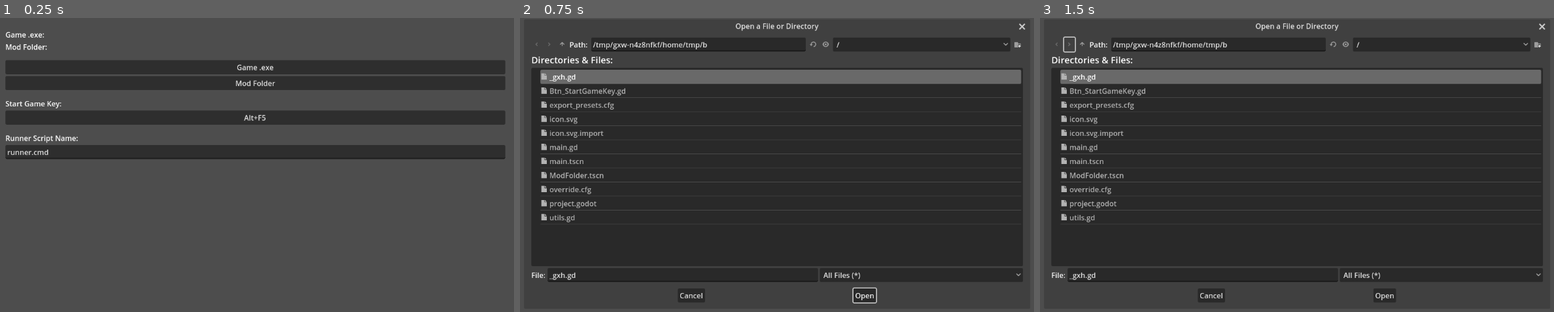
Above: before the commit, frames 1-3 (left to right).
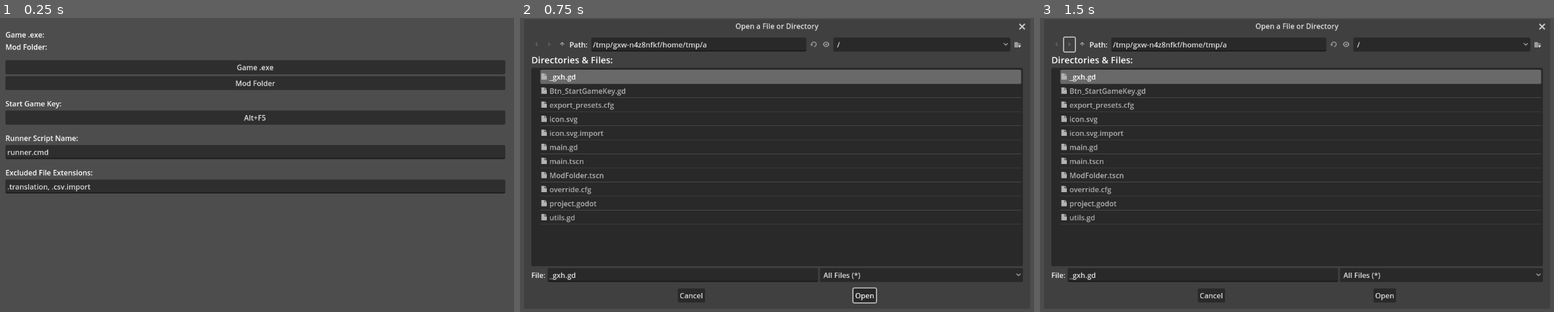
Above: after the commit, the same moments.

Repository: GodotModding/godot-mod-tool
Game: Godot game, scene res://main.tscn
Two runs of this game, one before a commit and one after it. Both use one fixed random seed, a clock stepped at 60 frames per second and the inputs below.
Inputs (mouse positions are in pixels of both pictures, inside the frame that each line leads up to):
- Up to frame 1 (0.25 s): no input
- Up to frame 2 (0.75 s): click "Game .exe" at 0.5 s
- Up to frame 3 (1.5 s): click (1070, 44) at 1.25 s

The runs differ from the first frame. In frame 1, 4.6% of the frame differs, in the area x 1-99%, y 51-60%; in frame 2, less than 0.1%; in frame 3, less than 0.1%.

Commit message:
✔ added file extension exclusion

Diff:
--- a/main.gd
+++ b/main.gd
@@ -9,6 +9,7 @@
 	'game_mod_folder': 'mods',
 	'mod_folder': '',
 	'mod_folder_name': '',
+	'exluded_file_extensions': ['.translation', '.csv.import']
 }
 
 var current_dialog : String
@@ -18,6 +19,8 @@
 @onready var current_mod_folder = $MarginContainer/VBoxContainer/VBoxContainer/current_mod_folder
 @onready var btn_start_game_key = $MarginContainer/VBoxContainer/Btn_StartGameKey
 @onready var line_edit = $MarginContainer/VBoxContainer/LineEdit
+@onready var line_edit_excluded_file_extensions = $MarginContainer/VBoxContainer/LineEdit_ExcludedFileExtensions
+
 
 # Called when the node enters the scene tree for the first time.
 func _ready():
@@ -35,7 +38,8 @@
 func zip_folder():
 	if(data.game_folder != '' && data.mod_folder != ''):
 		# Create zip folder - in game mod folder - from source mod folder
-		Utils.zip_folder(data.mod_folder, data.game_folder.path_join(data.game_mod_folder).path_join(str(data.mod_folder_name,".zip")))
+		var game_mod_folder_path = data.game_folder.path_join(data.game_mod_folder).path_join(str(data.mod_folder_name,".zip"))
+		Utils.zip_folder(data.mod_folder, game_mod_folder_path, data.exluded_file_extensions)
 	else:
 		print(str('ERROR: missing mod / game folder'))
 
@@ -43,6 +47,9 @@
 	current_game_exe.text = str("Game .exe: ", data.game_exe)
 	current_mod_folder.text = str("Mod Folder: ", data.mod_folder)
 	line_edit.text = data.runner_script_name
+
+	line_edit_excluded_file_extensions.text = ", ".join(data.exluded_file_extensions)
+
 
 func _on_btn_game_folder_pressed():
 	file_dialog.show()
@@ -53,7 +60,6 @@
 	current_dialog = 'mod'
 
 func handle_file_dialog(dir):
-	print(dir)
 	if(current_dialog == 'game'):
 		data.game_exe = dir
 		data.game_folder = dir.get_base_dir()
@@ -73,6 +79,9 @@
 func _on_line_edit_text_changed(new_text):
 	data.runner_script_name = new_text
 
+func _on_line_edit_excluded_file_extensions_text_changed(new_text):
+	data.exluded_file_extensions = Utils.get_entries(new_text)
+
 func _notification(what):
 	if(what == NOTIFICATION_WM_CLOSE_REQUEST):
 		# save data
--- a/main.tscn
+++ b/main.tscn
@@ -80,6 +80,18 @@
 layout_mode = 2
 placeholder_text = "runner.cmd"
 
+[node name="Spacer4" type="Control" parent="MarginContainer/VBoxContainer"]
+custom_minimum_size = Vector2(0, 10)
+layout_mode = 2
+
+[node name="Label3" type="Label" parent="MarginContainer/VBoxContainer"]
+layout_mode = 2
+text = "Excluded File Extensions:"
+
+[node name="LineEdit_ExcludedFileExtensions" type="LineEdit" parent="MarginContainer/VBoxContainer"]
+layout_mode = 2
+placeholder_text = ".something, .something.else, ..."
+
 [node name="FileDialog" type="FileDialog" parent="MarginContainer"]
 title = "Open a File or Directory"
 position = Vector2i(30, 35)
@@ -92,5 +104,6 @@
 [connection signal="pressed" from="MarginContainer/VBoxContainer/Btn_ModFolder" to="." method="_on_btn_mod_folder_pressed"]
 [connection signal="toggled" from="MarginContainer/VBoxContainer/Btn_StartGameKey" to="MarginContainer/VBoxContainer/Btn_StartGameKey" method="_toggled"]
 [connection signal="text_changed" from="MarginContainer/VBoxContainer/LineEdit" to="." method="_on_line_edit_text_changed"]
+[connection signal="text_changed" from="MarginContainer/VBoxContainer/LineEdit_ExcludedFileExtensions" to="." method="_on_line_edit_excluded_file_extensions_text_changed"]
 [connection signal="dir_selected" from="MarginContainer/FileDialog" to="." method="_on_file_dialog_dir_selected"]
 [connection signal="file_selected" from="MarginContainer/FileDialog" to="." method="_on_file_dialog_file_selected"]
--- a/utils.gd
+++ b/utils.gd
@@ -1,8 +1,8 @@
 extends Node
 
-func zip_folder(src_path, dst_path):
+func zip_folder(src_path, dst_path, extensions_excluded):
 	var writer = create_writer(dst_path)
-	zip(writer, src_path, dst_path)
+	zip(writer, src_path, dst_path, extensions_excluded)
 	close_writer(writer)
 
 func create_writer(dst_path):
@@ -14,7 +14,7 @@
 func close_writer(writer):
 	return writer.close()
 
-func zip(writer, src_path, dst_path):
+func zip(writer, src_path, dst_path, extensions_excluded = []):
 	var zip_name = dst_path.get_file().get_slice('.', 0)
 	var src_path_split = src_path.split(zip_name, true, 1)
 	var zip_path = str(zip_name, src_path_split[1])
@@ -24,10 +24,17 @@
 		directory.list_dir_begin()
 		var file_name = directory.get_next()
 		while (file_name != "" && file_name != "." && file_name != ".."):
+			# If it is a directory - call the function again with the current directory name as src_path
 			if(directory.current_is_dir()):
-				zip(writer, src_path.path_join(file_name), dst_path)
+				zip(writer, src_path.path_join(file_name), dst_path, extensions_excluded)
+			# If it is a file - add it to the zip archive
 			else:
 				var current_src_file_path = str(src_path, '/', file_name)
+				# check for excluded extensions
+				if(is_file_extension(current_src_file_path, extensions_excluded)):
+					file_name = directory.get_next()
+					continue
+
 				var file = FileAccess.open(current_src_file_path, FileAccess.READ)
 				var file_length = file.get_length()
 				var file_content = file.get_buffer(file_length)
@@ -40,6 +47,29 @@
 
 			file_name = directory.get_next()
 
+func is_file_extension(path, extensions):
+	var is_extension = false
+
+	for extension in extensions:
+		var file_name = path.get_file()
+		if(file_name.contains(extension)):
+			is_extension = true
+			break
+		else:
+			is_extension = false
+
+
+	return is_extension
+
+func get_entries(string) -> Array:
+	var regex = RegEx.new()
+	# https://stackoverflow.com/a/5001626
+	regex.compile("[^,\\s][^\\,]*[^,\\s]*")
+	var results = []
+	for result in regex.search_all(string):
+		results.push_back(result.get_string())
+	return results
+
 func file_save(content, path):
 	var file = FileAccess.open(path, FileAccess.WRITE)
 	file.store_string(JSON.stringify(content))
